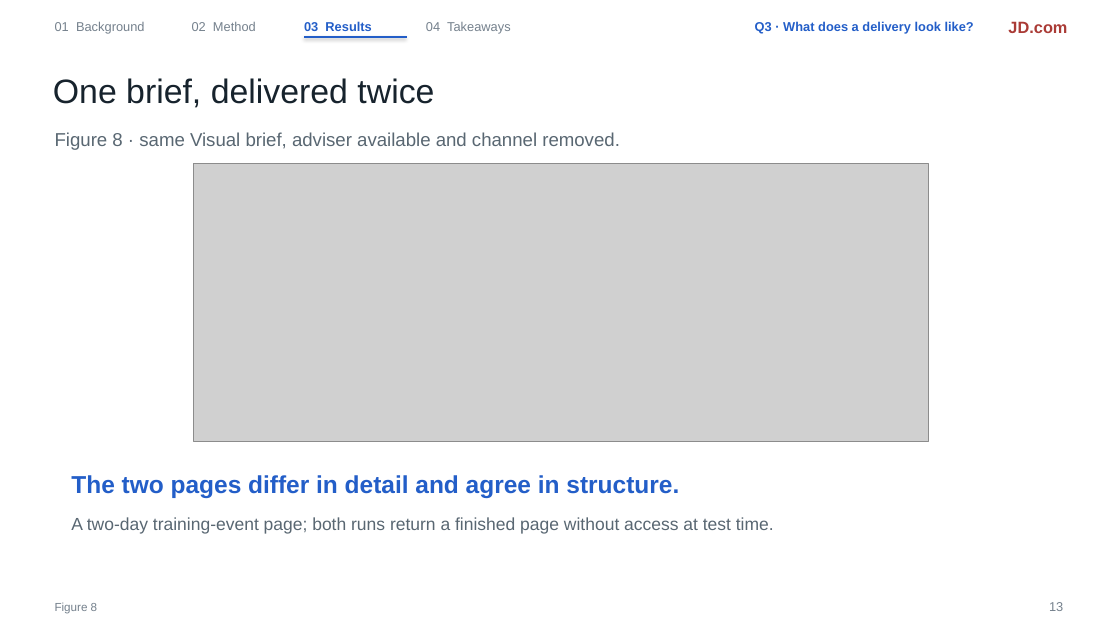
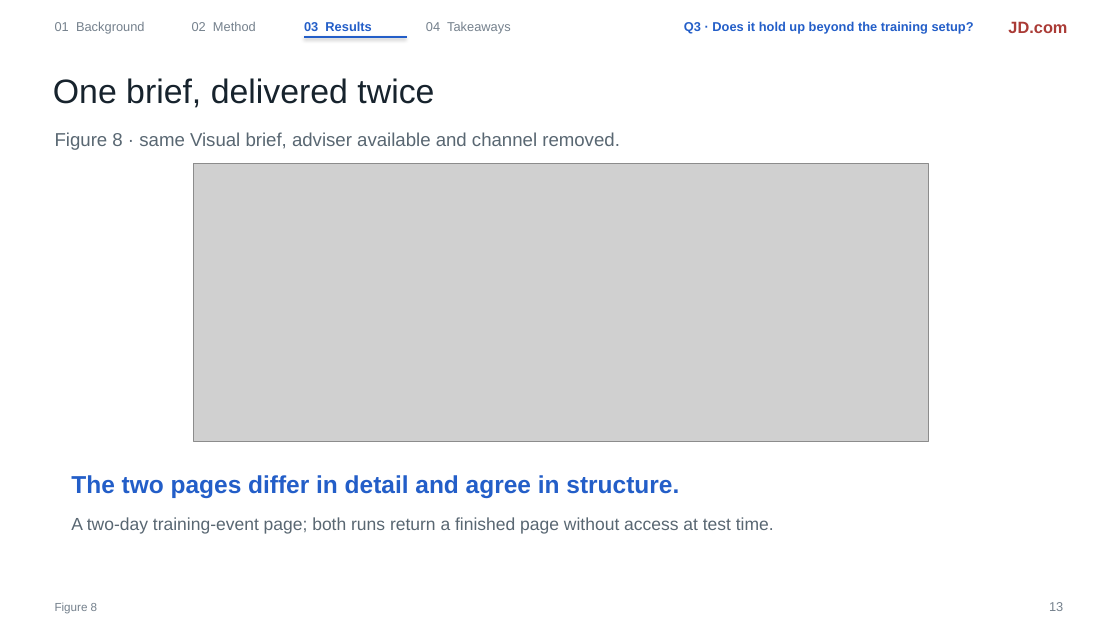
Before and after one commit to liruiluo/communicative-opsd, a slide deck: slide 13 of assets/slides/copd-slides.pptx. Drawn at 1120x630 pixels with LibreOffice and Linux fonts; fonts in the diff are those of the drawing; grey boxes stand for pictures. Boxes give left, top, right and bottom in pixels: in the first picture for what was removed or moved away, otherwise in the second. Text is boxed around its words. In the diff, an @@ line names an element or a change of style, - is before the commit and + after.

```diff
--- a/assets/slides/copd-slides.pptx
+++ b/assets/slides/copd-slides.pptx
@@ text at [684,21,974,34]: text changed @@
-Q3 · What does a delivery look like?
+Q3 · Does it hold up beyond the training setup?
```
Also in this commit, not shown: 6 other slides changed, 2 other files.
